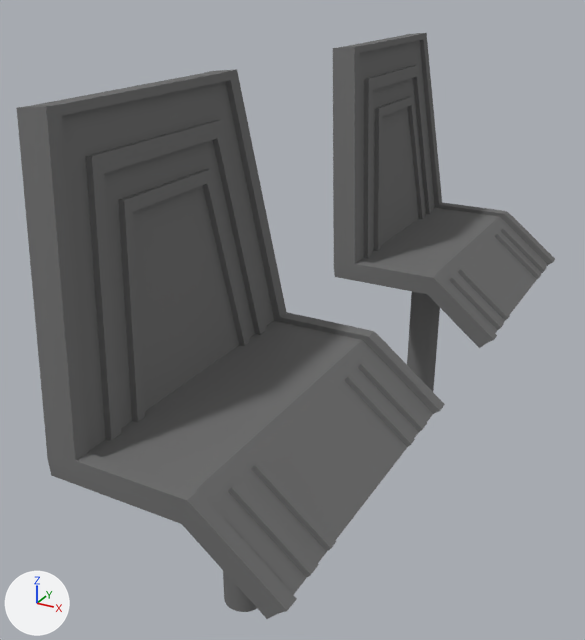
One commit to the Blender file dev/blender/c172p-pedals.blend: the scene before it, then after it.
One viewpoint serves both versions: a camera (50 mm lens) standing at (0.11, -0.276, 0.132) and looking at (-0.031, -0.019, 0.003). Arrows for +X, +Y and +Z are at lower left; the lights stay in place. The first picture is the older version.

In view in the first picture: 'LeftPedal', 'RightPedal', 'pedal-rod-left', 'pedal-rod-right'.
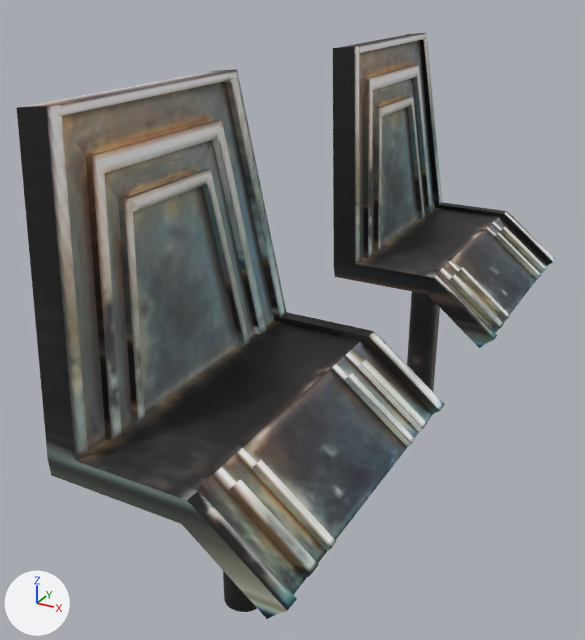
The change, as JSON lines over the scene's bpy script:
```json
{"op": "add", "block": "img_pedal_png_001", "code": ["img_pedal_png_001 = load_image('pedal.png.001', '../../Models/Interior/Pedals/pedal.png', 128, 128, 'sRGB')"]}
{"op": "remove", "block": "mat_material", "code": "mat_material.base_color = (0.173, 0.173, 0.173)  # grey #737373"}
{"op": "set", "path": "mat_material", "old": "diffuse_material('Material')", "new": "principled_material('Material')"}
{"op": "add", "block": "mat_material", "code": "mat_material.texture = img_pedal_png_001"}
```

What differs and where, as boxes [x1, y1, x2, y2] in the pictures (585 x 640 px):
```json
{"object": "LeftPedal", "change": "surface changed", "before": [16, 69, 445, 619], "after": [16, 69, 445, 619]}
{"object": "RightPedal", "change": "surface changed", "before": [333, 33, 555, 348], "after": [333, 33, 555, 348]}
{"object": "pedal-rod-right", "change": "surface changed", "before": [407, 292, 440, 392], "after": [407, 292, 440, 392], "on screen": "darker"}
{"object": "pedal-rod-left", "change": "surface changed", "before": [223, 571, 257, 612], "after": [223, 571, 257, 612], "on screen": "grey to black"}
```
